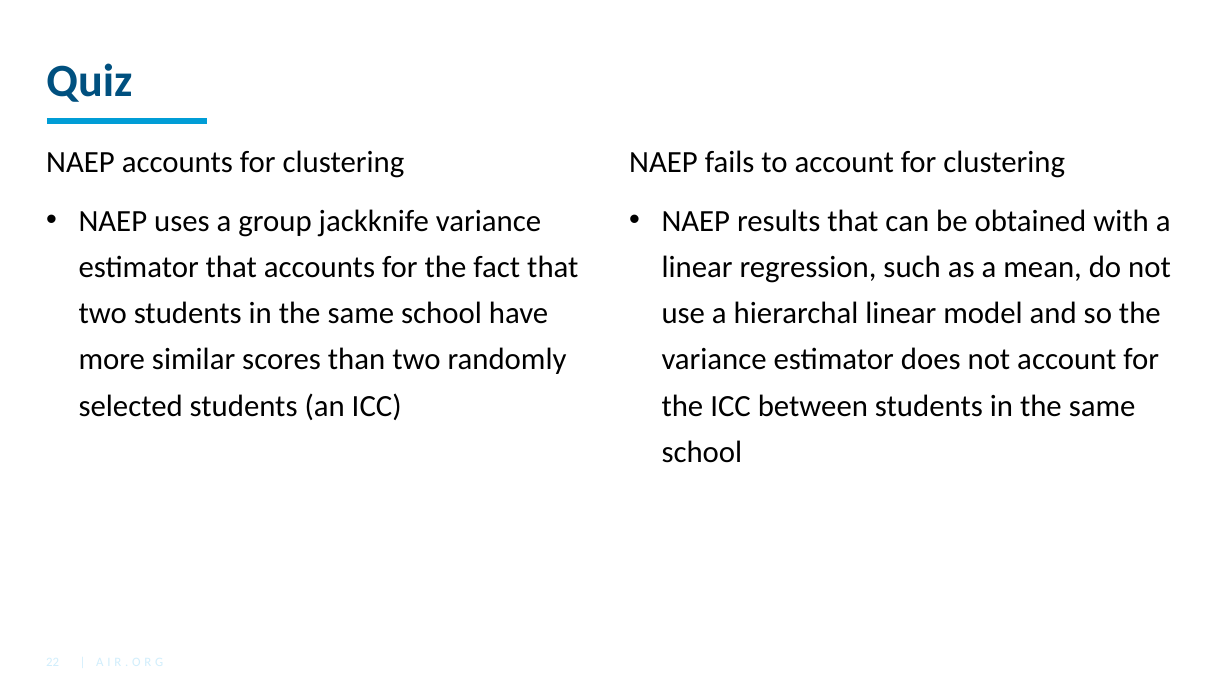
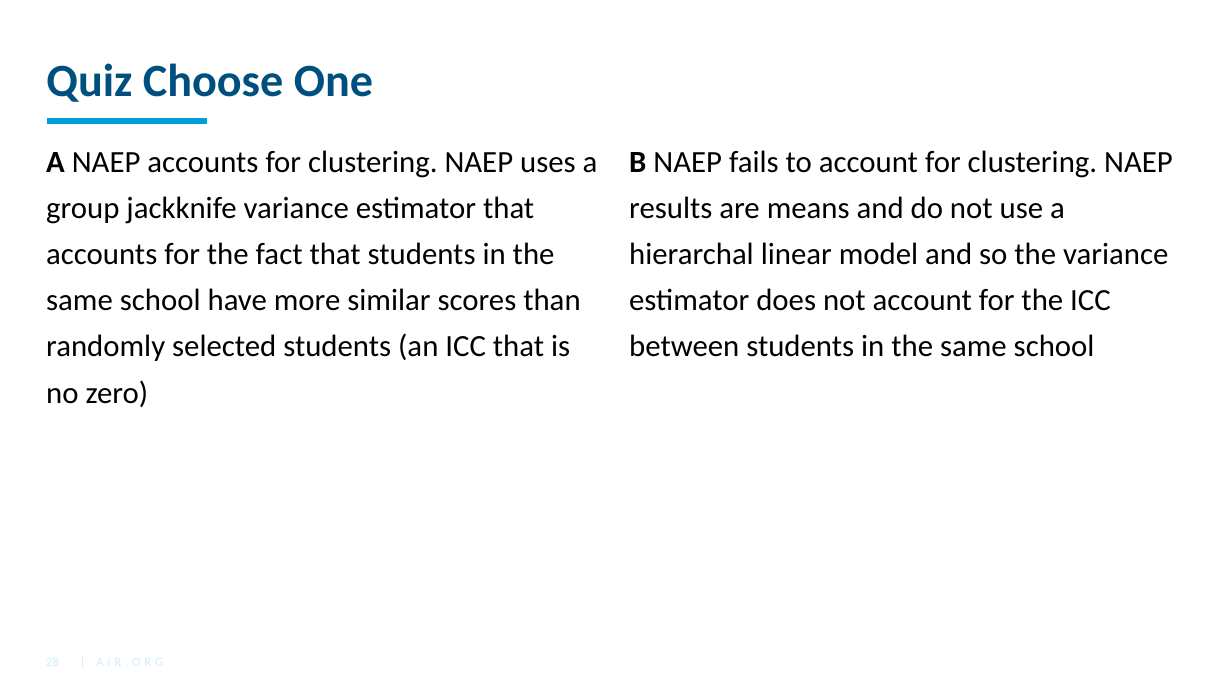
Before and after one commit to American-Institutes-for-Research/2021-Oct-EdSurvey-Training-Series, a slide deck: slide 28 of Day1/Day1_02_Sampling.pptx (slide 22 before the commit). Drawn at 1232x693 pixels with LibreOffice and Linux fonts; fonts in the diff are those of the drawing; background and template pictures are left out. Boxes give left, top, right and bottom in pixels: in the first picture for what was removed or moved away, otherwise in the second. Text is boxed around its words. In the diff, an @@ line names an element or a change of style, - is before the commit and + after.

```diff
--- a/Day1/Day1_02_Sampling.pptx
+++ b/Day1/Day1_02_Sampling.pptx
@@ title at (46,63,373,102): text changed @@
-Quiz
+Quiz Choose One
@@ text at (46,150,598,407): text changed @@
-NAEP accounts for clustering
-• NAEP uses a group jackknife variance estimator that accounts for the fact that two students in the same school have more similar scores than two randomly selected students (an ICC)
+A NAEP accounts for clustering. NAEP uses a group jackknife variance estimator that accounts for the fact that students in the same school have more similar scores than randomly selected students (an ICC that is no zero)
@@ text at (629,150,1173,357): text changed @@
-NAEP fails to account for clustering
-• NAEP results that can be obtained with a linear regression, such as a mean, do not use a hierarchal linear model and so the variance estimator does not account for the ICC between students in the same school
+B NAEP fails to account for clustering. NAEP results are means and do not use a hierarchal linear model and so the variance estimator does not account for the ICC between students in the same school
```
Also in this commit, not shown: 14 other slides changed, 6 slides added, 5 slides removed.
